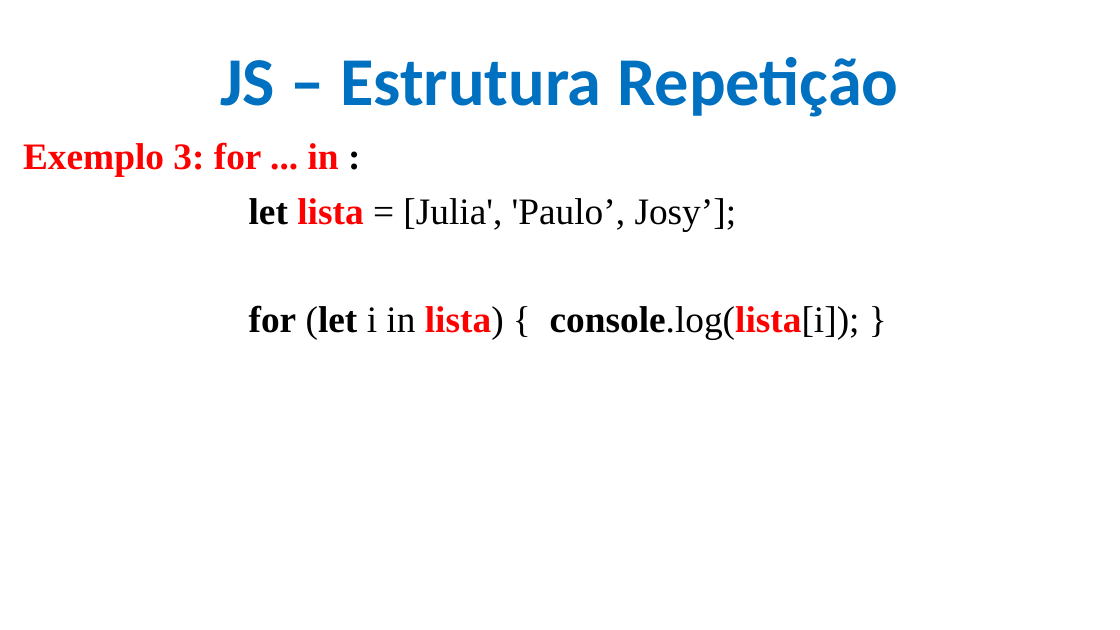
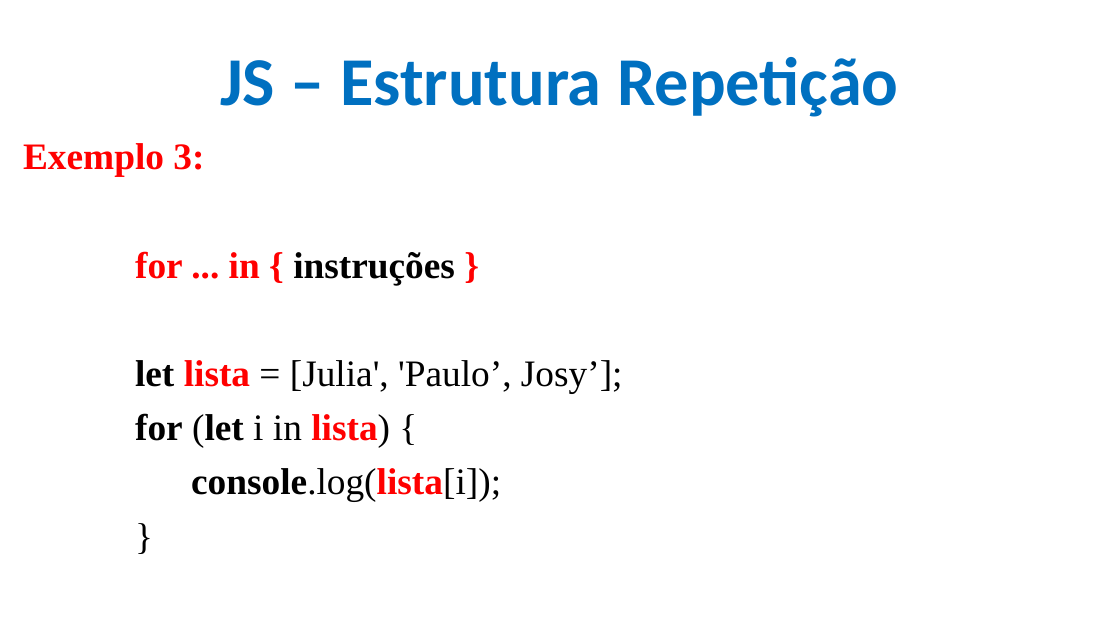
Before and after one commit to CloudEducationBrazil/WydenDesenvolvimentoWebPHP, a slide deck: slide 24 of 01 Classes/Aula 09 Desenvolvimento Web PHP - JS.pptx. Drawn at 1120x630 pixels with LibreOffice and Linux fonts; fonts in the diff are those of the drawing; background and template pictures are left out. Boxes give left, top, right and bottom in pixels: in the first picture for what was removed or moved away, otherwise in the second. Text is boxed around its words. In the diff, an @@ line names an element or a change of style, - is before the commit and + after.

Commit message:
ppt JS atualização 3

```diff
--- a/01 Classes/Aula 09 Desenvolvimento Web PHP - JS.pptx
+++ b/01 Classes/Aula 09 Desenvolvimento Web PHP - JS.pptx
@@ text at box(23, 143, 455, 285): text changed @@
-Exemplo 3: for ... in :
+Exemplo 3:
+for ... in { instruções }
@@ text at box(135, 360, 623, 393): list level 5 to 1 in "let lista = [Julia', 'Paulo’, ..." @@
@@ text at box(135, 413, 501, 502): text changed @@
-        for (let i in lista) { console.log(lista[i]); }
+for (let i in lista) {
+console.log(lista[i]);
+}
```
